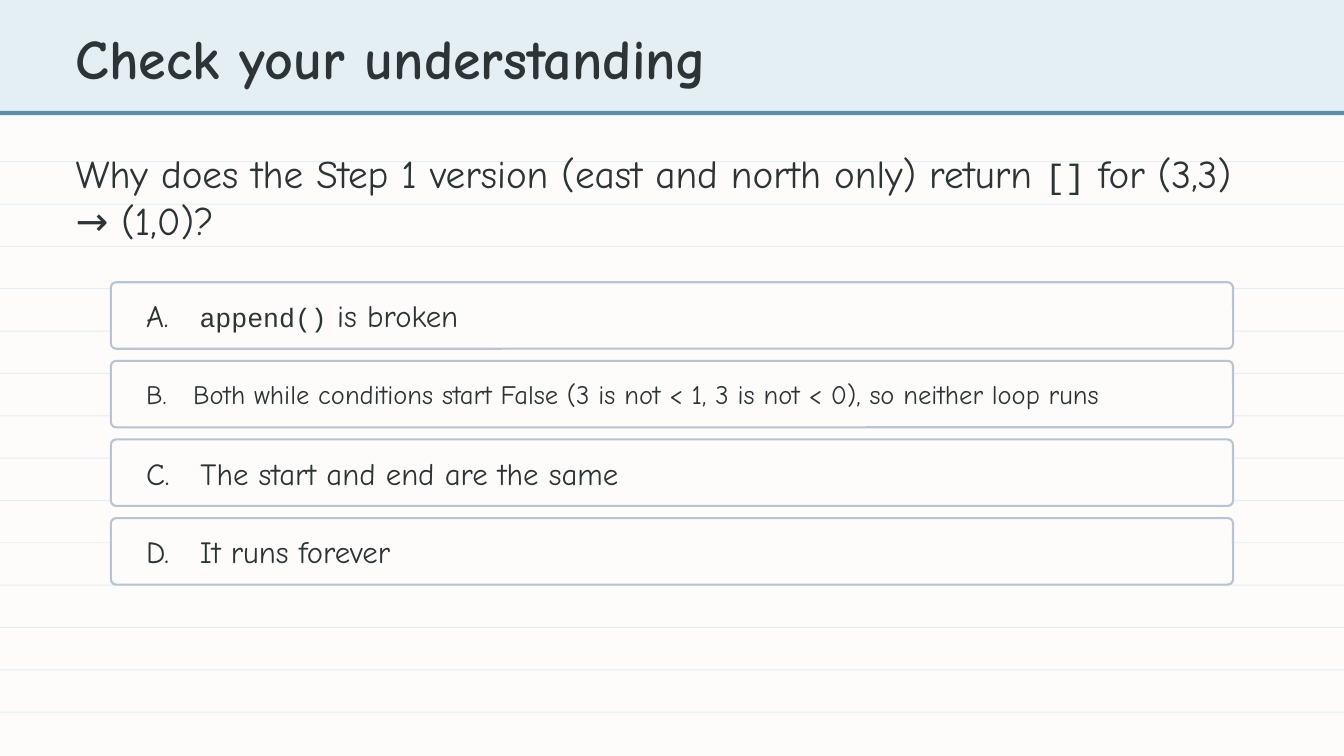
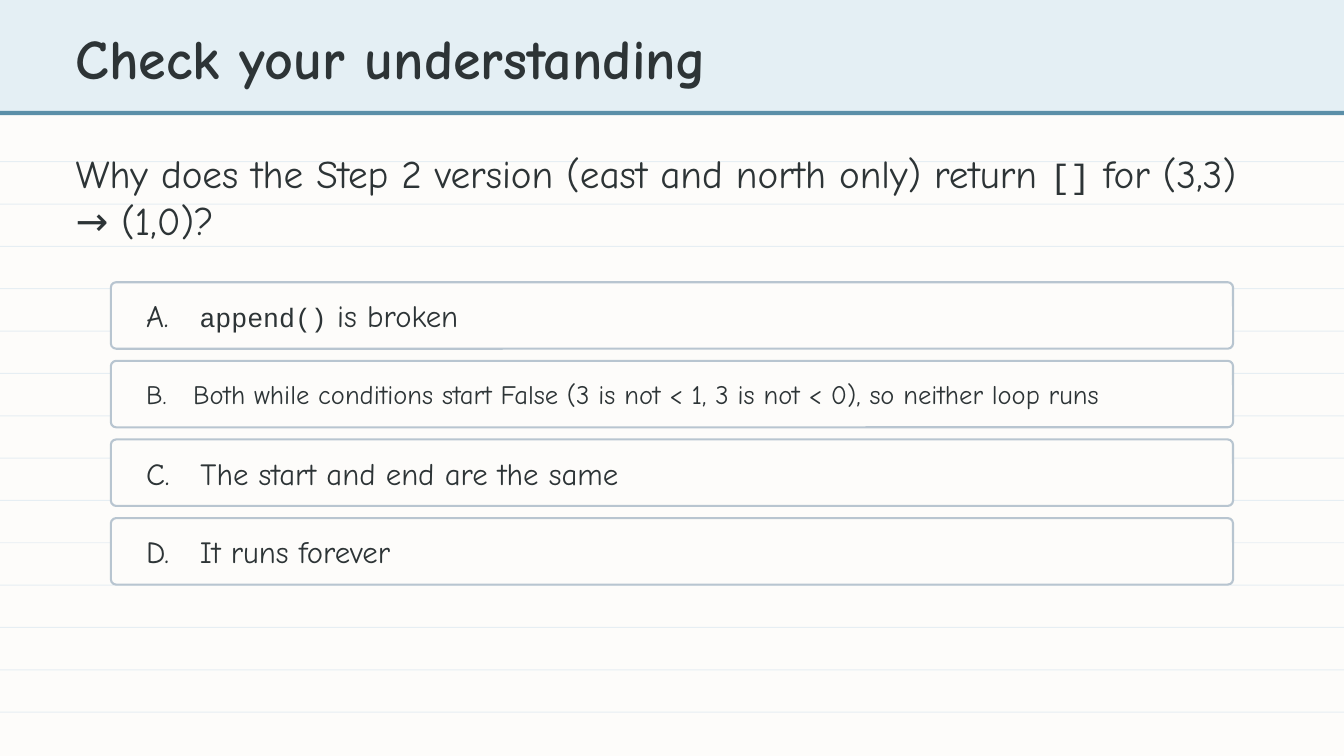
Before and after one commit to bradamiller/LearningPython, a slide deck: slide 17 of static/slides/module-04-manhattan/module-4-lesson-04-the-manhattan-algorithm.pptx (slide 16 before the commit). Drawn at 1344x756 pixels with LibreOffice and Linux fonts; fonts in the diff are those of the drawing. Boxes give left, top, right and bottom in pixels: in the first picture for what was removed or moved away, otherwise in the second. Text is boxed around its words. In the diff, an @@ line names an element or a change of style, - is before the commit and + after.

```diff
--- a/static/slides/module-04-manhattan/module-4-lesson-04-the-manhattan-algorithm.pptx
+++ b/static/slides/module-04-manhattan/module-4-lesson-04-the-manhattan-algorithm.pptx
@@ text at bbox=[76, 157, 1236, 240]: text changed @@
-Why does the Step 1 version (east and north only) return [] for (3,3) → (1,0)?
+Why does the Step 2 version (east and north only) return [] for (3,3) → (1,0)?
```
Also in this commit, not shown: 6 other slides changed, 1 slide added, 2 other files.
